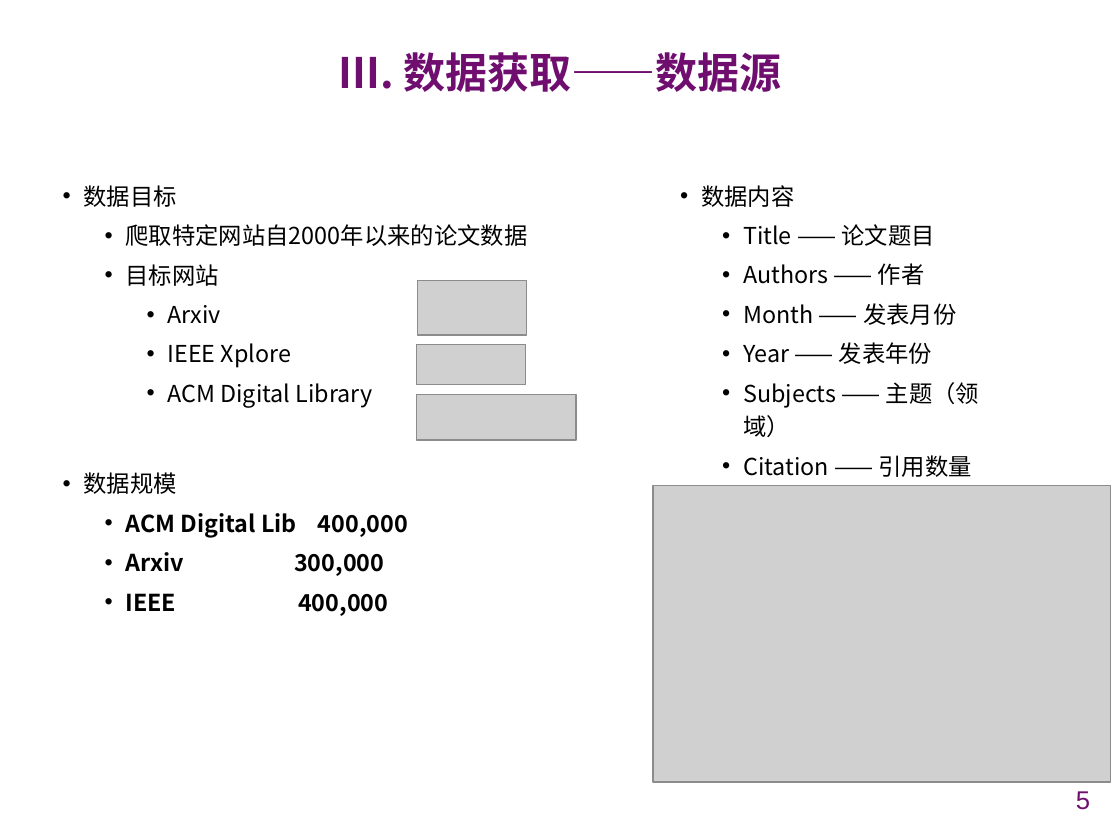
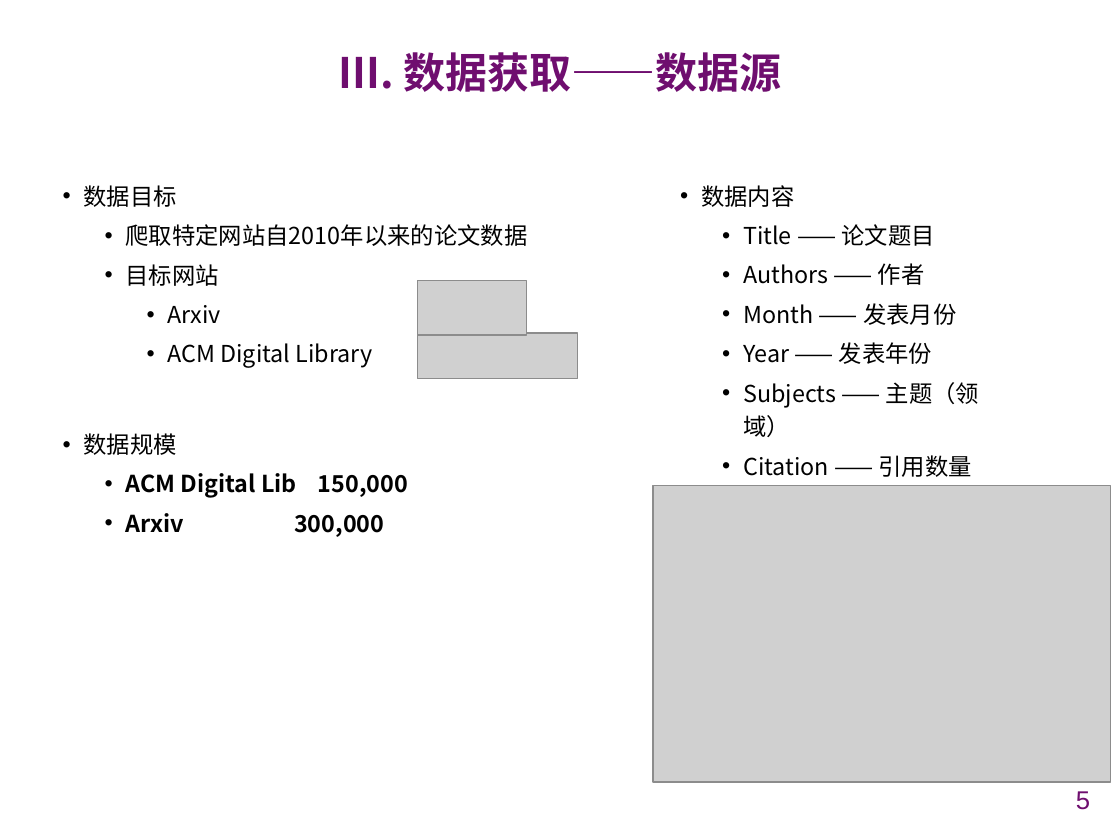
Before and after one commit to chenxiao2402/NJUSE-CloudComputing, a slide deck: slide 5 of PPT/云计算 Streaming 实现汇报.pptx. Drawn at 1120x840 pixels with LibreOffice and Linux fonts; fonts in the diff are those of the drawing; grey boxes stand for pictures; background and template pictures are left out. Boxes give left, top, right and bottom in pixels: in the first picture for what was removed or moved away, otherwise in the second. Text is boxed around its words. In the diff, an @@ line names an element or a change of style, - is before the commit and + after.

```diff
--- a/PPT/云计算 Streaming 实现汇报.pptx
+++ b/PPT/云计算 Streaming 实现汇报.pptx
@@ text at (126, 224, 528, 246): text changed @@
-  • 爬取特定网站自2000年以来的论文数据
+  • 爬取特定网站自2010年以来的论文数据
@@ text at (168, 343, 291, 368): paragraph removed @@
-    • IEEE Xplore
@@ picture removed at (417, 345, 526, 385) @@
@@ picture: place and size @@
-picture at (417, 394, 577, 440)
+picture at (418, 333, 578, 379)
@@ text at (126, 473, 408, 498): text changed @@
-  • ACM Digital Lib 400,000
+  • ACM Digital Lib 150,000
@@ text at (126, 593, 388, 616): paragraph removed @@
-  • IEEE 400,000
```
Also in this commit, not shown: 9 other slides changed, 8 slides added, 1 other file.
